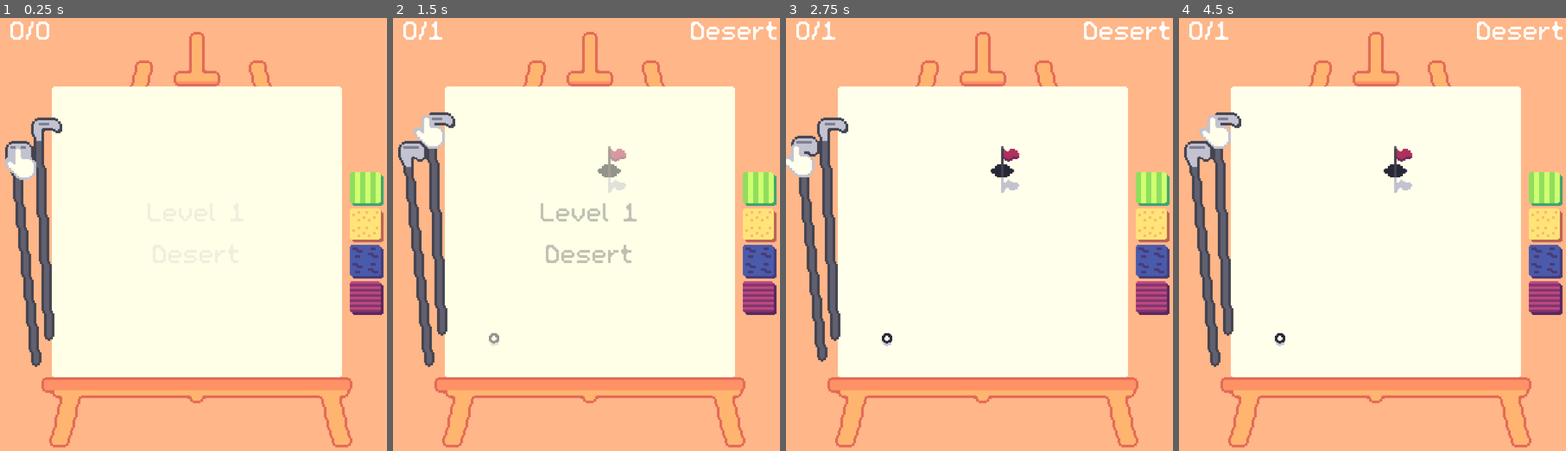
Above: before the commit, frames 1-4 (left to right).
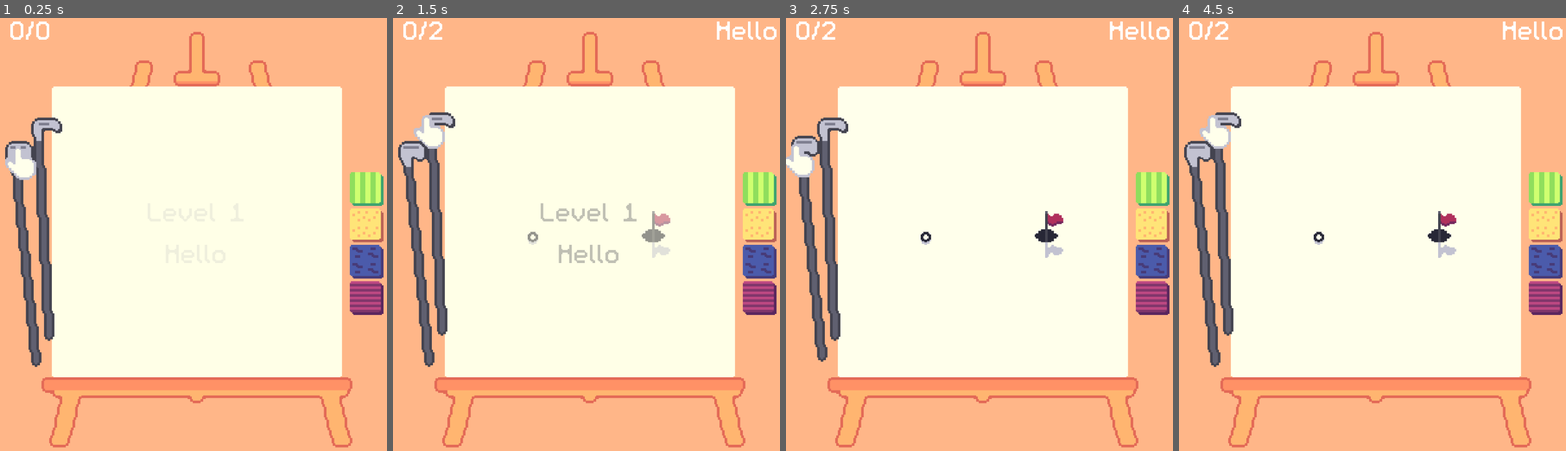
Above: after the commit, the same moments.

Repository: Pojemnik/golfech
Game: Godot game, scene res://scenes/main.tscn
Two runs of this game, one before a commit and one after it. Both use one fixed random seed, a clock stepped at 60 frames per second and the inputs below.
Inputs (mouse positions are in pixels of both pictures, inside the frame that each line leads up to):
- Up to frame 1 (0.25 s): no input
- Up to frame 2 (1.5 s): click (420, 251) at 0.5 s; click (439, 221) at 1.25 s
- Up to frame 3 (2.75 s): click (813, 251) at 2 s
- Up to frame 4 (4.5 s): click (1225, 221) at 2.75 s; click (1206, 251) at 3.5 s; click (1225, 221) at 4.25 s

The runs differ from the first frame. In frame 2, 1.7% of the frame differs, in the area x 9-100%, y 0-76%; in frame 3, 1.4%; in frame 4, 1.4%.

Commit message:
Fix small level problems

Diff:
--- a/level_data/Level1.tres
+++ b/level_data/Level1.tres
@@ -1,6 +1,6 @@
 [gd_resource type="Resource" script_class="LevelData" load_steps=3 format=3 uid="uid://cjryyp7eb0nfl"]
 
-[ext_resource type="PackedScene" uid="uid://bhoi4dhhi2nh5" path="res://scenes/levels/Level1.tscn" id="1_0uk0n"]
+[ext_resource type="PackedScene" uid="uid://bhoi4dhhi2nh5" path="res://scenes/levels/level_spiral.tscn" id="1_0uk0n"]
 [ext_resource type="Script" uid="uid://cl52acjotwrwi" path="res://scripts/level_data.gd" id="1_ixv6j"]
 
 [resource]
--- a/level_data/Level2.tres
+++ b/level_data/Level2.tres
@@ -1,10 +1,11 @@
 [gd_resource type="Resource" script_class="LevelData" load_steps=3 format=3 uid="uid://25ggux654l50"]
 
-[ext_resource type="PackedScene" uid="uid://jy4dwp4l4gor" path="res://scenes/levels/Level2.tscn" id="1_btrni"]
+[ext_resource type="PackedScene" uid="uid://jy4dwp4l4gor" path="res://scenes/levels/level_teleport_water.tscn" id="1_btrni"]
 [ext_resource type="Script" uid="uid://cl52acjotwrwi" path="res://scripts/level_data.gd" id="2_c75k3"]
 
 [resource]
 script = ExtResource("2_c75k3")
 scene = ExtResource("1_btrni")
 hit_count = 4
+name = "Puf"
 metadata/_custom_type_script = "uid://cl52acjotwrwi"
--- a/level_data/Level3.tres
+++ b/level_data/Level3.tres
@@ -1,10 +1,11 @@
 [gd_resource type="Resource" script_class="LevelData" load_steps=3 format=3 uid="uid://boo4t0v5pd1ih"]
 
-[ext_resource type="PackedScene" uid="uid://diq7x8l08nkb8" path="res://scenes/levels/Level3.tscn" id="1_60xi7"]
+[ext_resource type="PackedScene" uid="uid://diq7x8l08nkb8" path="res://scenes/levels/level_lake.tscn" id="1_60xi7"]
 [ext_resource type="Script" uid="uid://cl52acjotwrwi" path="res://scripts/level_data.gd" id="2_qe71v"]
 
 [resource]
 script = ExtResource("2_qe71v")
 scene = ExtResource("1_60xi7")
-hit_count = 4
+hit_count = 2
+name = "Lake"
 metadata/_custom_type_script = "uid://cl52acjotwrwi"
--- a/level_data/Level4.tres
+++ b/level_data/Level4.tres
@@ -1,11 +1,11 @@
 [gd_resource type="Resource" script_class="LevelData" load_steps=3 format=3 uid="uid://uxo1ccn85mqg"]
 
-[ext_resource type="PackedScene" uid="uid://b27yoieqat8ht" path="res://scenes/levels/Level4.tscn" id="1_bkhcq"]
+[ext_resource type="PackedScene" uid="uid://b27yoieqat8ht" path="res://scenes/levels/level_dog.tscn" id="1_bkhcq"]
 [ext_resource type="Script" uid="uid://cl52acjotwrwi" path="res://scripts/level_data.gd" id="2_5lvwn"]
 
 [resource]
 script = ExtResource("2_5lvwn")
 scene = ExtResource("1_bkhcq")
 hit_count = 4
-name = "Lost level"
+name = "Lost level 2"
 metadata/_custom_type_script = "uid://cl52acjotwrwi"
--- a/level_data/level_dice.tres
+++ b/level_data/level_dice.tres
@@ -7,4 +7,5 @@
 script = ExtResource("2_243w6")
 scene = ExtResource("1_s7olh")
 hit_count = 1
+name = "Dotts"
 metadata/_custom_type_script = "uid://cl52acjotwrwi"
--- a/level_data/level_empty.tres
+++ b/level_data/level_empty.tres
@@ -6,6 +6,6 @@
 [resource]
 script = ExtResource("2_0xfvd")
 scene = ExtResource("1_nsdqa")
-hit_count = 3
+hit_count = 2
 name = "Hello"
 metadata/_custom_type_script = "uid://cl52acjotwrwi"
--- a/level_data/level_waves.tres
+++ b/level_data/level_waves.tres
@@ -7,4 +7,5 @@
 script = ExtResource("2_eks30")
 scene = ExtResource("1_eit56")
 hit_count = 2
+name = "Pain"
 metadata/_custom_type_script = "uid://cl52acjotwrwi"
--- a/scenes/levels/level_central_wall.tscn
+++ b/scenes/levels/level_central_wall.tscn
@@ -61,7 +61,7 @@
 script = ExtResource("8_43kwb")
 
 [node name="Spawnpoint" type="Node2D" parent="."]
-position = Vector2(104, 7)
+position = Vector2(34, 58)
 
 [node name="BallTrail" parent="." instance=ExtResource("9_uswuh")]
 
--- a/scenes/levels/level_empty.tscn
+++ b/scenes/levels/level_empty.tscn
@@ -59,7 +59,7 @@
 script = ExtResource("8_gi2xi")
 
 [node name="Spawnpoint" type="Node2D" parent="."]
-position = Vector2(104, 7)
+position = Vector2(34, 58)
 
 [node name="BallTrail" parent="." instance=ExtResource("9_4gta4")]
 
--- a/scenes/levels/Level1.tscn
+++ b/scenes/levels/level_spiral.tscn
@@ -6,7 +6,6 @@
 [ext_resource type="Texture2D" uid="uid://dknifdmmmguah" path="res://tex/bunker.png" id="3_6owa4"]
 [ext_resource type="Script" uid="uid://5jma72wb4s3c" path="res://scenes/levels/Painting.gd" id="3_brv20"]
 [ext_resource type="PackedScene" uid="uid://dv3jvvqi837e3" path="res://scenes/ball.tscn" id="3_nc7oo"]
-[ext_resource type="PackedScene" uid="uid://de53sucdvbe4m" path="res://scenes/bunker.tscn" id="4_6x3wt"]
 [ext_resource type="Texture2D" uid="uid://bs10bdt75fuer" path="res://tex/grass.png" id="4_n5pya"]
 [ext_resource type="PackedScene" uid="uid://dbdteh5tvv4sh" path="res://scenes/water.tscn" id="5_76cw8"]
 [ext_resource type="PackedScene" uid="uid://bil7klfgsihs8" path="res://scenes/wormhole.tscn" id="5_3453u"]
@@ -83,9 +82,6 @@
 [node name="CollisionShape2D" type="CollisionShape2D" parent="StaticBody2D"]
 shape = SubResource("RectangleShape2D_eqhe0")
 
-[node name="Bunker" parent="." instance=ExtResource("4_6x3wt")]
-position = Vector2(237, 196)
-
 [node name="Wormhole2" parent="." node_paths=PackedStringArray("output") instance=ExtResource("5_3453u")]
 position = Vector2(-75, -15)
 output = NodePath("../Wormhole")
@@ -124,7 +120,7 @@
 shape = SubResource("RectangleShape2D_8qnej")
 
 [node name="StaticBody2D6" type="StaticBody2D" parent="Node2D"]
-position = Vector2(-3.9999962, 103)
+position = Vector2(6, 107)
 rotation = 0.7853982
 scale = Vector2(0.99999994, 0.99999994)
 
@@ -133,7 +129,7 @@
 shape = SubResource("RectangleShape2D_8qnej")
 
 [node name="StaticBody2D7" type="StaticBody2D" parent="Node2D"]
-position = Vector2(3, 3)
+position = Vector2(4, 5)
 rotation = -0.7853982
 scale = Vector2(0.9999999, 0.9999999)
 
@@ -151,7 +147,7 @@
 shape = SubResource("RectangleShape2D_8qnej")
 
 [node name="StaticBody2D8" type="StaticBody2D" parent="Node2D"]
-position = Vector2(118, 100)
+position = Vector2(108, 107)
 rotation = -0.7853982
 scale = Vector2(0.9999999, 0.9999999)
 
@@ -160,30 +156,30 @@
 shape = SubResource("RectangleShape2D_8qnej")
 
 [node name="StaticBody2D9" type="StaticBody2D" parent="Node2D"]
-position = Vector2(109.00001, 27.000002)
+position = Vector2(105, 29)
 rotation = 0.7853982
 scale = Vector2(0.9999998, 0.9999998)
 
 [node name="CollisionShape2D" type="CollisionShape2D" parent="Node2D/StaticBody2D9"]
-scale = Vector2(2, 1)
+scale = Vector2(3, 1)
 shape = SubResource("RectangleShape2D_8qnej")
 
 [node name="StaticBody2D10" type="StaticBody2D" parent="Node2D"]
-position = Vector2(35.000004, 83.00001)
+position = Vector2(37.000004, 81)
 rotation = 0.7853982
 scale = Vector2(0.9999998, 0.9999998)
 
 [node name="CollisionShape2D" type="CollisionShape2D" parent="Node2D/StaticBody2D10"]
-scale = Vector2(2, 1)
+scale = Vector2(3, 1)
 shape = SubResource("RectangleShape2D_8qnej")
 
 [node name="StaticBody2D11" type="StaticBody2D" parent="Node2D"]
-position = Vector2(35, 27)
+position = Vector2(37, 29)
 rotation = -0.7853982
 scale = Vector2(0.9999998, 0.9999998)
 
 [node name="CollisionShape2D" type="CollisionShape2D" parent="Node2D/StaticBody2D11"]
-scale = Vector2(2, 1)
+scale = Vector2(3, 1)
 shape = SubResource("RectangleShape2D_8qnej")
 
 [node name="StaticBody2D3" type="StaticBody2D" parent="."]
--- a/scenes/main.tscn
+++ b/scenes/main.tscn
@@ -153,7 +153,7 @@
 size = Vector2i(112, 112)
 render_target_update_mode = 4
 script = ExtResource("2_h2yge")
-levels = Array[ExtResource("3_tbgi4")]([ExtResource("17_tel4y"), ExtResource("7_choun"), ExtResource("5_tipki"), ExtResource("4_tefeu"), ExtResource("6_og1vs"), ExtResource("6_85g3d"), ExtResource("7_2wyq8"), ExtResource("6_vxglm"), ExtResource("15_yq6so"), ExtResource("6_2f3dj"), ExtResource("6_j8jky"), ExtResource("18_qkpxi"), ExtResource("16_fv21b"), ExtResource("6_kmb1v"), ExtResource("4_85g3d")])
+levels = Array[ExtResource("3_tbgi4")]([ExtResource("6_og1vs"), ExtResource("7_2wyq8"), ExtResource("6_85g3d"), ExtResource("15_yq6so"), ExtResource("6_vxglm"), ExtResource("4_tefeu"), ExtResource("17_tel4y"), ExtResource("6_2f3dj"), ExtResource("5_tipki"), ExtResource("6_j8jky"), ExtResource("18_qkpxi"), ExtResource("16_fv21b"), ExtResource("7_choun"), ExtResource("6_kmb1v"), ExtResource("4_85g3d")])
 
 [node name="ColorRect" type="ColorRect" parent="SubViewportContainer/SubViewport"]
 offset_right = 112.0
Renamed: scenes/levels/Level4.tscn -> scenes/levels/level_dog.tscn
Renamed: scenes/levels/Level3.tscn -> scenes/levels/level_lake.tscn
Not shown: 1 places in scenes/levels/level_spiral.tscn that only renumber resources
Renamed: scenes/levels/Level2.tscn -> scenes/levels/level_teleport_water.tscn
